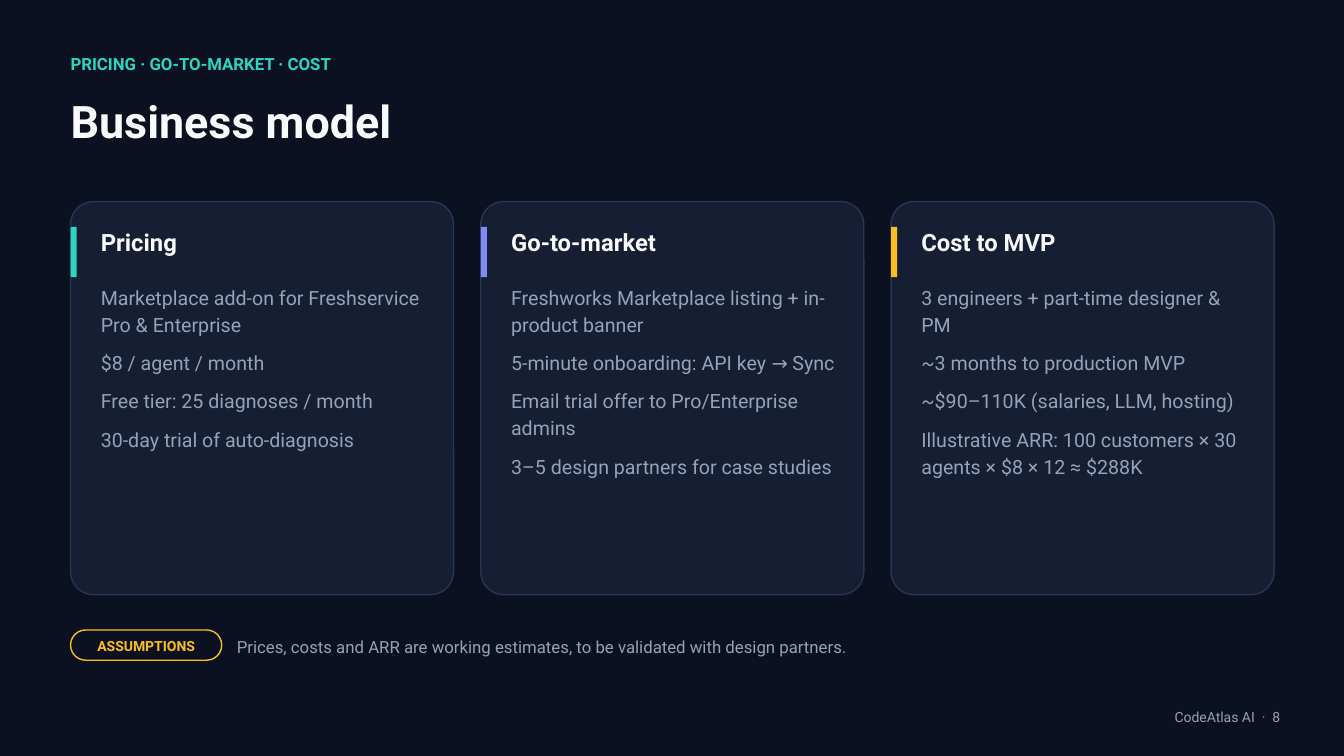
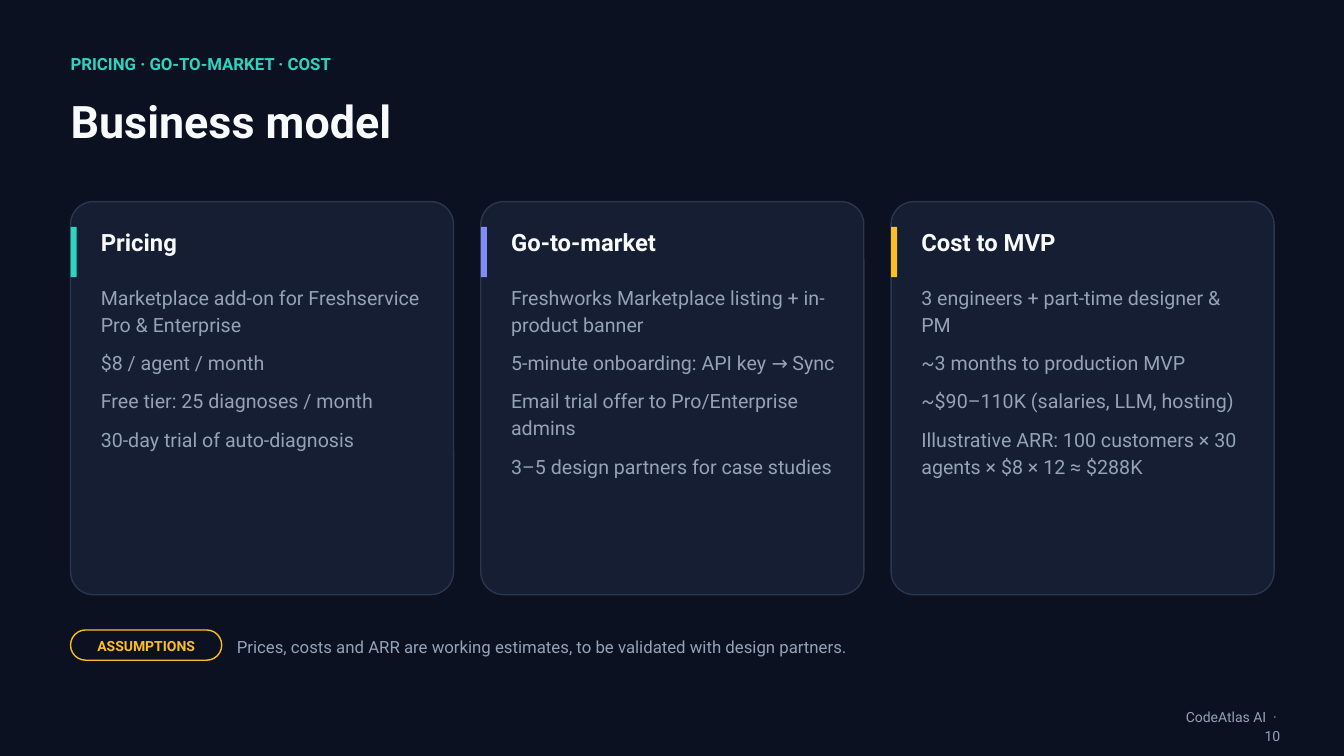
Before and after one commit to pavankumarh14/CodeAtlas-AI, a slide deck: slide 10 of docs/CodeAtlas-AI-Pitch-Deck.pptx (slide 8 before the commit). Drawn at 1344x756 pixels with LibreOffice and Linux fonts; fonts in the diff are those of the drawing. Boxes give left, top, right and bottom in pixels: in the first picture for what was removed or moved away, otherwise in the second. Text is boxed around its words. In the diff, an @@ line names an element or a change of style, - is before the commit and + after.

```diff
--- a/docs/CodeAtlas-AI-Pitch-Deck.pptx
+++ b/docs/CodeAtlas-AI-Pitch-Deck.pptx
@@ text at <box>1186,711,1281,741</box>: text changed @@
-CodeAtlas AI · 8
+CodeAtlas AI · 10
```
Also in this commit, not shown: 6 other slides changed, 2 slides added, 12 other files.
